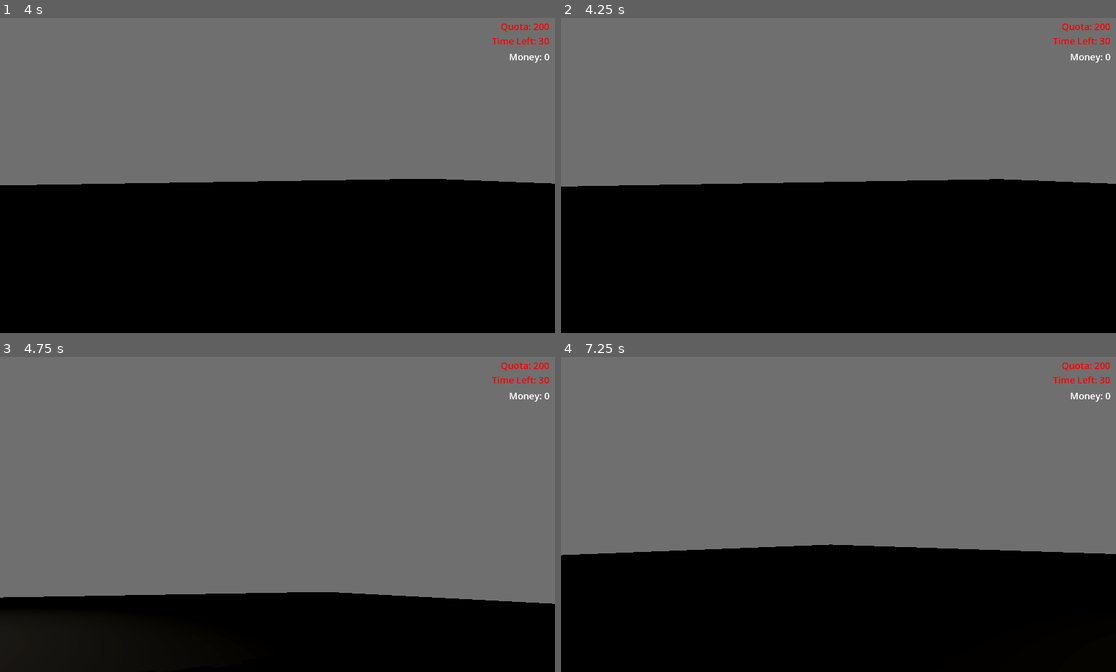
Above: before the commit, frames 1-4 (two rows, left to right).
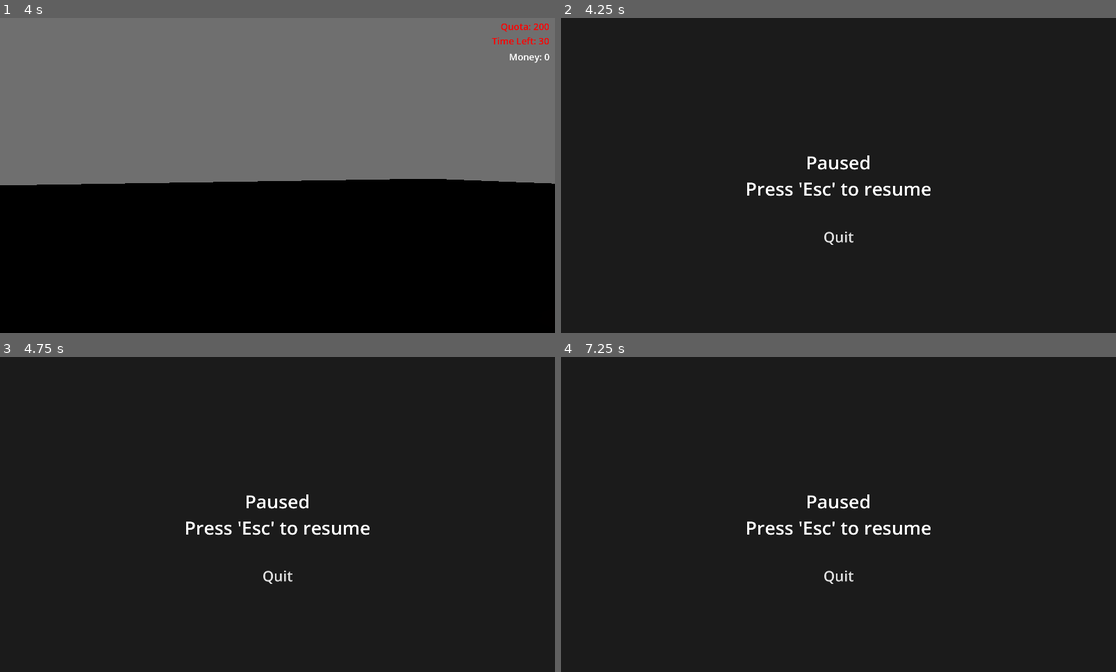
Above: after the commit, the same moments.

Repository: c0sx/ld58
Game: Godot game, scene res://scenes/main.tscn
The game is run twice, just before and just after one commit, with the same random seed, the same clock (stepped at 60 frames per second) and the same inputs.
Inputs (mouse positions are in pixels of both pictures, inside the frame that each line leads up to):
- Up to frame 1 (4 s): tap Enter at 0.5 s; move the mouse to (305, 175) at 0.52 s; hold E (interact) 0.53-1.28 s; hold W (move_forward) from 0.53 s (still down); move the mouse to (249, 175) at 1.27 s; tap E (interact) at 1.35, 2.85 s; move the mouse to (288, 169) at 2.02 s; hold E (interact) 2.03-2.78 s; move the mouse to (271, 181) at 2.77 s; tap Space at 3.5 s; move the mouse to (316, 178) at 3.52 s; hold E (interact) from 3.53 s (still down)
- Up to frame 2 (4.25 s): keep holding W (move_forward); keep holding E (interact); tap Escape (pause, bound only after the commit) at 4.15 s
- Up to frame 3 (4.75 s): move the mouse to (111, 467) at 4.27 s; release W (move_forward) at 4.28 s; release E (interact) at 4.28 s; hold A (move_left) from 4.28 s (still down); tap E (interact) at 4.35 s
- Up to frame 4 (7.25 s): move the mouse to (866, 514) at 5.02 s; release A (move_left) at 5.03 s; hold S (move_back) 5.03-5.78 s; hold E (interact) 5.03-5.78 s; move the mouse to (755, 435) at 5.77 s; hold D (move_right) 5.78-6.53 s; tap E (interact) at 5.85 s; move the mouse to (960, 498) at 6.52 s; hold W (move_forward) from 6.53 s (still down); hold E (interact) from 6.53 s (still down)

Frame 1 is identical in both runs. In frame 2, 100% of the frame differs, in the area x 0-100%, y 0-100%; in frame 3, 93%; in frame 4, 100%.

Commit message:
add pause

Diff:
--- /dev/null
+++ b/pause-controller/pause-controller.gd
@@ -0,0 +1,16 @@
+class_name PauseController
+extends Node3D
+
+var _is_paused = false
+
+signal game_paused
+signal game_resumed
+
+func _unhandled_key_input(event: InputEvent) -> void:
+	if Input.is_action_just_pressed("pause"):
+		if _is_paused:
+			_is_paused = false
+			emit_signal("game_resumed")
+		else:
+			_is_paused = true
+			emit_signal("game_paused")
--- /dev/null
+++ b/pause-controller/pause-controller.tscn
@@ -0,0 +1,6 @@
+[gd_scene load_steps=2 format=3 uid="uid://bmufxbymoqsd7"]
+
+[ext_resource type="Script" path="res://pause-controller/pause-controller.gd" id="1_hiyk8"]
+
+[node name="PauseController" type="Node3D"]
+script = ExtResource("1_hiyk8")
--- /dev/null
+++ b/pause-screen/pause-screen.gd
@@ -0,0 +1,10 @@
+class_name PauseScreen
+extends Control
+
+@onready var _quit_button: Button = $QuitButton
+
+func _ready() -> void:
+	_quit_button.pressed.connect(_on_quit_clicked)
+
+func _on_quit_clicked() -> void:
+	get_tree().quit()
--- /dev/null
+++ b/pause-screen/pause-screen.tscn
@@ -0,0 +1,66 @@
+[gd_scene load_steps=5 format=3 uid="uid://bleya7mqfp6v6"]
+
+[ext_resource type="Script" path="res://pause-screen/pause-screen.gd" id="1_473tb"]
+
+[sub_resource type="StyleBoxFlat" id="StyleBoxFlat_ux6q5"]
+bg_color = Color(0.105614, 0.105614, 0.105614, 1)
+
+[sub_resource type="StyleBoxFlat" id="StyleBoxFlat_e3341"]
+content_margin_left = 10.0
+content_margin_top = 10.0
+content_margin_right = 10.0
+content_margin_bottom = 10.0
+bg_color = Color(0.105882, 0.105882, 0.105882, 1)
+
+[sub_resource type="StyleBoxFlat" id="StyleBoxFlat_2uoof"]
+bg_color = Color(0.105882, 0.105882, 0.105882, 1)
+
+[node name="PauseScreen" type="Control"]
+layout_mode = 3
+anchors_preset = 15
+anchor_right = 1.0
+anchor_bottom = 1.0
+grow_horizontal = 2
+grow_vertical = 2
+script = ExtResource("1_473tb")
+
+[node name="Panel" type="Panel" parent="."]
+layout_mode = 1
+anchors_preset = 15
+anchor_right = 1.0
+anchor_bottom = 1.0
+grow_horizontal = 2
+grow_vertical = 2
+theme_override_styles/panel = SubResource("StyleBoxFlat_ux6q5")
+
+[node name="Message" type="Label" parent="."]
+layout_mode = 1
+anchors_preset = 15
+anchor_right = 1.0
+anchor_bottom = 1.0
+grow_horizontal = 2
+grow_vertical = 2
+theme_override_colors/font_color = Color(1, 1, 1, 1)
+theme_override_font_sizes/font_size = 64
+text = "Paused
+Press 'Esc' to resume"
+horizontal_alignment = 1
+vertical_alignment = 1
+
+[node name="QuitButton" type="Button" parent="."]
+layout_mode = 1
+anchors_preset = 7
+anchor_left = 0.5
+anchor_top = 1.0
+anchor_right = 0.5
+anchor_bottom = 1.0
+offset_left = -50.0
+offset_top = -342.0
+offset_right = 50.0
+offset_bottom = -289.0
+grow_horizontal = 2
+grow_vertical = 0
+theme_override_font_sizes/font_size = 50
+theme_override_styles/normal = SubResource("StyleBoxFlat_e3341")
+theme_override_styles/hover = SubResource("StyleBoxFlat_2uoof")
+text = "Quit"
--- a/player/player.gd
+++ b/player/player.gd
@@ -39,9 +39,6 @@
 		rotation.y = _rotation.y
 		camera.rotation.x = _rotation.x
 
-	if event is InputEventKey and event.keycode == KEY_ESCAPE:
-		Input.set_mouse_mode(Input.MOUSE_MODE_VISIBLE)
-
 	if event.is_action_pressed("interact") and not event.is_echo():
 		_interact()
 
--- a/project.godot
+++ b/project.godot
@@ -47,3 +47,8 @@
 "events": [Object(InputEventKey,"resource_local_to_scene":false,"resource_name":"","device":-1,"window_id":0,"alt_pressed":false,"shift_pressed":false,"ctrl_pressed":false,"meta_pressed":false,"pressed":false,"keycode":0,"physical_keycode":69,"key_label":0,"unicode":101,"echo":false,"script":null)
 ]
 }
+pause={
+"deadzone": 0.5,
+"events": [Object(InputEventKey,"resource_local_to_scene":false,"resource_name":"","device":-1,"window_id":0,"alt_pressed":false,"shift_pressed":false,"ctrl_pressed":false,"meta_pressed":false,"pressed":false,"keycode":0,"physical_keycode":4194305,"key_label":0,"unicode":0,"echo":false,"script":null)
+]
+}
--- a/scenes/main-scene.gd
+++ b/scenes/main-scene.gd
@@ -6,9 +6,12 @@
 @onready var _button: TubeButton = $TubeButton
 @onready var _tube: Tube = $Tube
 @onready var _quota: Quota = $Quota
+@onready var _pause_controller: PauseController = $PauseController
+@onready var _pause_screen: Control = $PauseScreen
 
 var _first_interacted = false
 var _is_quota_started = false
+var _is_paused = false
 
 func _ready() -> void:
 	_working_zone.enter_working_zone.connect(_on_enter_working_zone)
@@ -24,6 +27,11 @@
 	_quota.quota_changed.connect(_on_quota_changed)
 	_quota.quota_timer_tick.connect(_on_quota_timer_tick)
 	_quota.quota_finished.connect(_on_quota_finished)
+
+	_pause_controller.game_paused.connect(_on_game_paused)
+	_pause_controller.game_resumed.connect(_on_game_resumed)
+
+	_pause_controller.visible = false
 
 	_ui.welcome_message()
 	_ui.update_quota_value(_quota.quota_value)
@@ -79,3 +87,13 @@
 	else:
 		print("Game over")
 		get_tree().quit()
+
+func _on_game_paused() -> void:
+	Input.set_mouse_mode(Input.MOUSE_MODE_VISIBLE)
+	get_tree().paused = true
+	_pause_screen.visible = true
+
+func _on_game_resumed() -> void:
+	Input.set_mouse_mode(Input.MOUSE_MODE_CAPTURED)
+	get_tree().paused = false
+	_pause_screen.visible = false
--- a/scenes/main.tscn
+++ b/scenes/main.tscn
@@ -1,15 +1,17 @@
-[gd_scene load_steps=17 format=3 uid="uid://cgwgn3d0bsk5b"]
+[gd_scene load_steps=19 format=3 uid="uid://cgwgn3d0bsk5b"]
 
 [ext_resource type="Script" path="res://scenes/main-scene.gd" id="1_bir4h"]
 [ext_resource type="PackedScene" uid="uid://b7kqgb07sf7gj" path="res://work-zone/work-zone.tscn" id="1_k2p32"]
 [ext_resource type="PackedScene" uid="uid://b6cobyf05kb1" path="res://player/player.tscn" id="1_ms8d2"]
 [ext_resource type="PackedScene" uid="uid://cd8vh3bcgo2h8" path="res://tube/tube.tscn" id="2_dp1qa"]
+[ext_resource type="PackedScene" uid="uid://bmufxbymoqsd7" path="res://pause-controller/pause-controller.tscn" id="2_dvdun"]
 [ext_resource type="PackedScene" uid="uid://cauq8w1d5shxk" path="res://tube-button/tube-button.tscn" id="3_u0ha8"]
 [ext_resource type="PackedScene" uid="uid://d30t0f1qjqfjd" path="res://loot-item/loot-item.tscn" id="5_67sra"]
 [ext_resource type="PackedScene" uid="uid://bfjd0cwaleh0b" path="res://ui/ui.tscn" id="6_0dwyr"]
 [ext_resource type="Resource" uid="uid://brx4385u1uauw" path="res://loot-item/garbage.tres" id="6_4r5fu"]
 [ext_resource type="Resource" uid="uid://dx0ib1u1vyc63" path="res://loot-item/golden-sphere.tres" id="7_ekssx"]
 [ext_resource type="PackedScene" uid="uid://dsve5jxi3op64" path="res://quota/quota.tscn" id="7_mm867"]
+[ext_resource type="PackedScene" uid="uid://bleya7mqfp6v6" path="res://pause-screen/pause-screen.tscn" id="12_p2wha"]
 
 [sub_resource type="ProceduralSkyMaterial" id="ProceduralSkyMaterial_tcvn7"]
 sky_horizon_color = Color(0.64625, 0.65575, 0.67075, 1)
@@ -79,3 +81,10 @@
 
 [node name="UI" parent="." instance=ExtResource("6_0dwyr")]
 mouse_filter = 1
+
+[node name="PauseController" parent="." instance=ExtResource("2_dvdun")]
+process_mode = 3
+
+[node name="PauseScreen" parent="." instance=ExtResource("12_p2wha")]
+process_mode = 2
+visible = false
